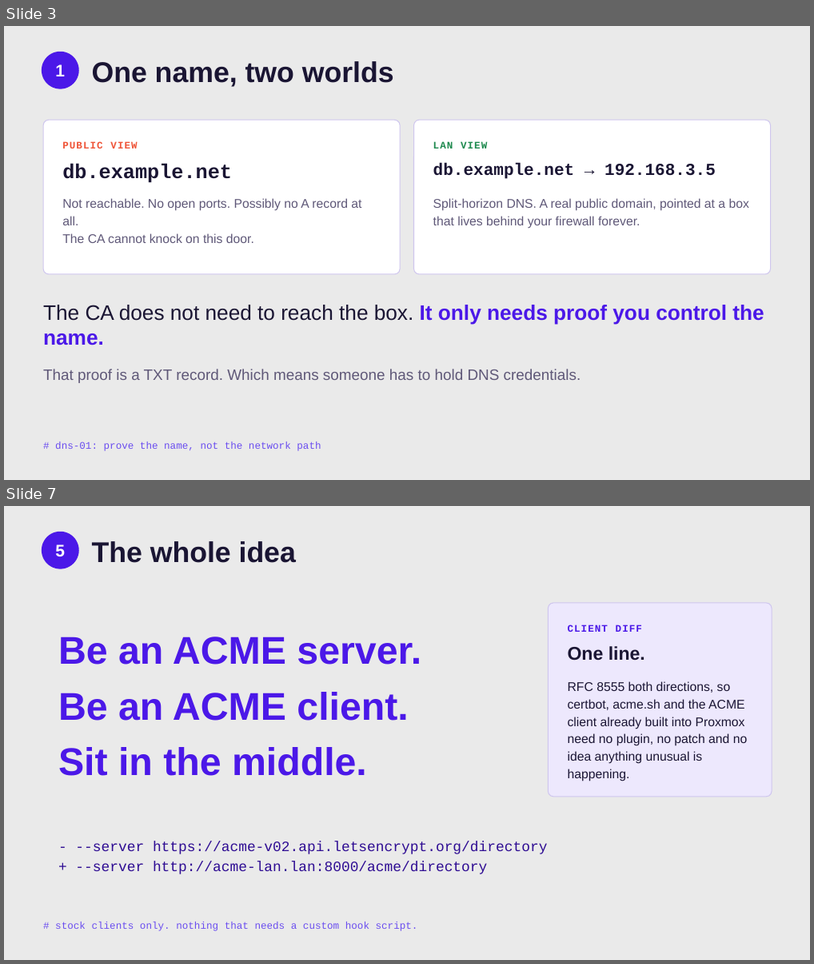
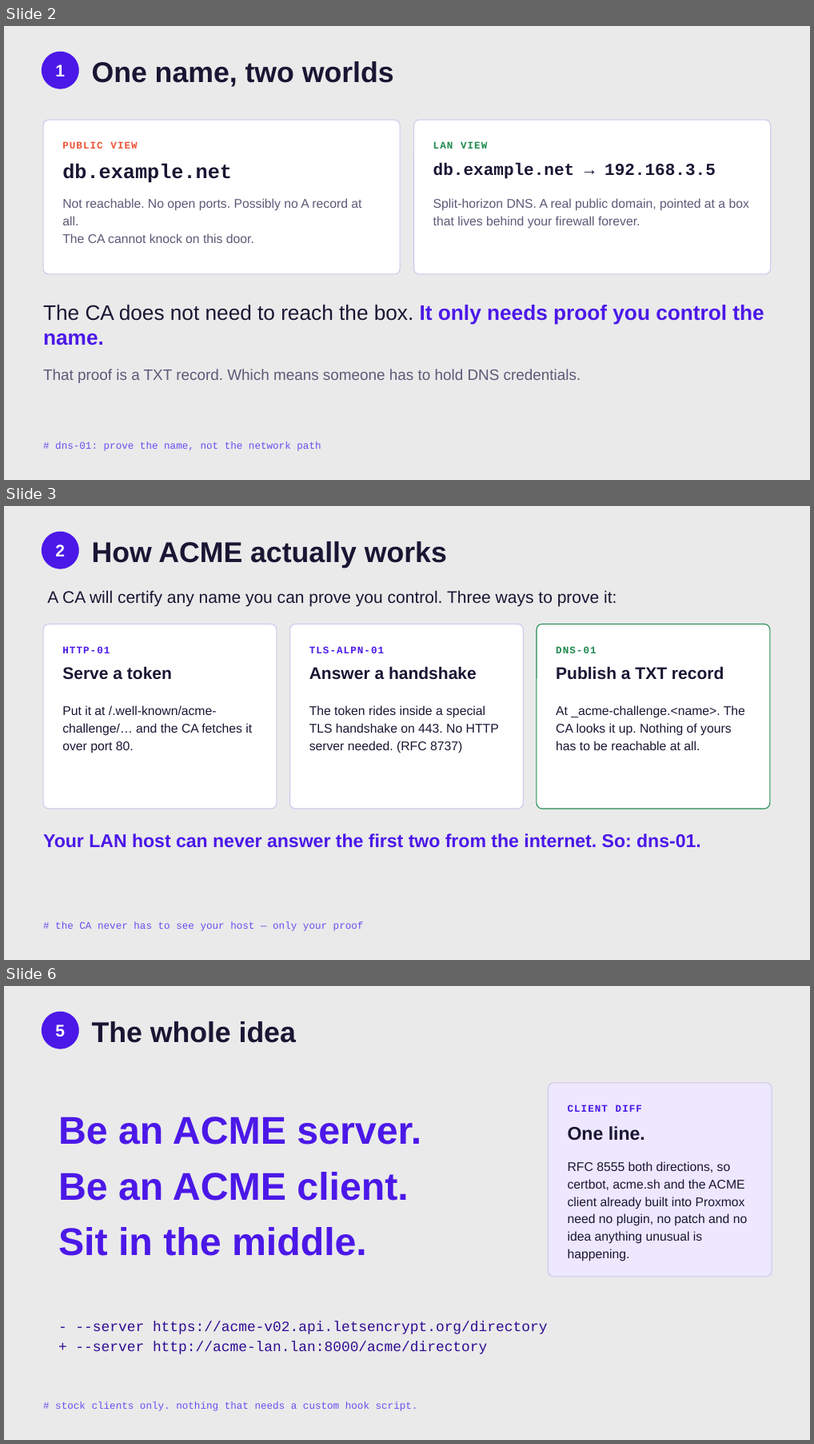
Before and after one commit to smallsam/acme-lan, a slide deck: talks/pycon-au-2026/acme-lan-pycon-au-2026.pptx. Shown one above the other, each under a label of ours: slides 3 and 7 before the commit, slides 2, 3 and 6 after it; the slides between them are not shown. The pictures are 814x964 and 814x1444 pixels, drawn with LibreOffice and Linux fonts; fonts in the diff are those of the drawing. Boxes give left, top, right and bottom in pixels: in the first picture for what was removed or moved away, otherwise in the second. Text is boxed around its words. In the diff, an @@ line names an element or a change of style, - is before the commit and + after.

```diff
--- a/talks/pycon-au-2026/acme-lan-pycon-au-2026.pptx
+++ b/talks/pycon-au-2026/acme-lan-pycon-au-2026.pptx
@@ slide 3 added at [4,506,810,960], background #EAEAEA @@
@@ ellipse added at [42,532,79,569], fill #4B18E8 @@
@@ text added at [55,544,65,556], 20 pt, text #FFFFFF, bold @@
+2
@@ text added at [92,541,447,568], 34 pt, text #1A1533, bold @@
+How ACME actually works
@@ text added at [47,590,617,607], 20 pt, text #1A1533 @@
+A CA will certify any name you can prove you control. Three ways to prove it:
@@ rounded rectangle added at [43,624,277,808], fill #FFFFFF, outline #CFC6EE 1 pt @@
@@ rounded rectangle added at [290,624,524,808], fill #FFFFFF, outline #CFC6EE 1 pt @@
@@ rounded rectangle added at [537,624,770,808], fill #FFFFFF, outline #1F8A4F 1 pt @@
@@ text added at [62,646,110,653], 12 pt, text #4B18E8, bold @@
+HTTP-01
@@ text added at [310,646,384,653], 12 pt, text #4B18E8, bold @@
+TLS-ALPN-01
@@ text added at [556,646,596,653], 12 pt, text #1F8A4F, bold @@
+DNS-01
@@ text added at [62,666,172,680], 20 pt, text #1A1533, bold @@
+Serve a token
@@ text added at [310,666,477,680], 20 pt, text #1A1533, bold @@
+Answer a handshake
@@ text added at [556,666,724,680], 20 pt, text #1A1533, bold @@
+Publish a TXT record
@@ text added at [62,705,252,753], 15 pt, text #1A1533 @@
+Put it at /.well-known/acme-challenge/… and the CA fetches it over port 80.
@@ text added at [310,705,499,753], 15 pt, text #1A1533 @@
+The token rides inside a special TLS handshake on 443. No HTTP server needed. (RFC 8737)
@@ text added at [556,705,746,750], 15 pt, text #1A1533 @@
+At _acme-challenge.<name>. The CA looks it up. Nothing of yours has to be reachable at all.
@@ text added at [43,833,702,848], 22 pt, text #4B18E8, bold @@
+Your LAN host can never answer the first two from the internet. So: dns-01.
@@ text added at [55,921,364,931], 12 pt, text #6B4EF0 @@
+# the CA never has to see your host — only your proof
@@ what was slide 3 is now slide 2 @@
@@ what was slide 7 is now slide 6 @@
```
Also in this commit, not shown: 7 slides changed, 5 other slides added, 8 slides removed, 4 other files.
